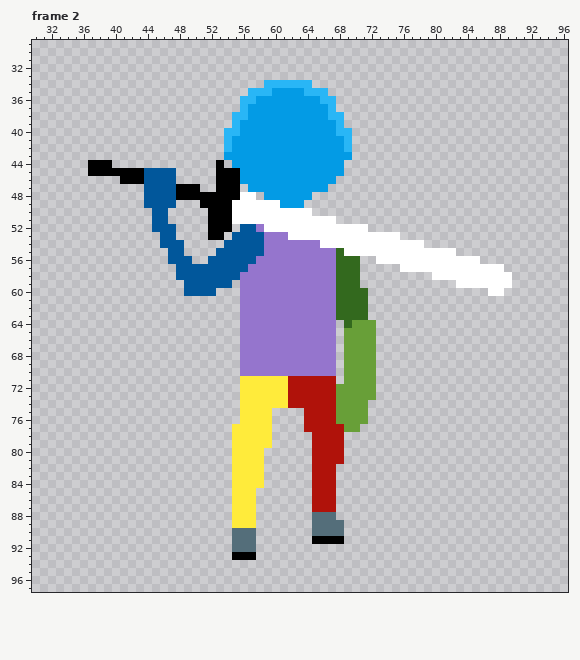
Pixel-art file: RPG Game/Assets/Art/Player/Idle/Player_Sword_Idle_Up.aseprite. Above, as it was before the edit.
128x128 pixels, 8 frames. Shown: frame 2: x 30..96, y 29..97. The commit also changed other frames, which this record leaves out.
After:
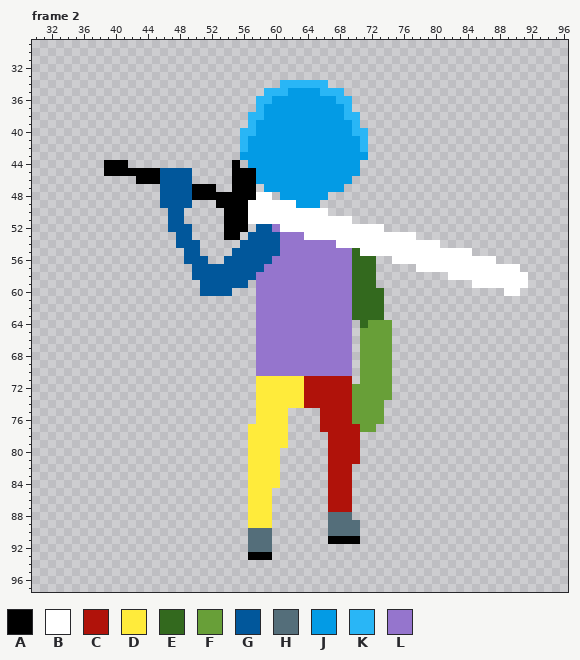
Palette (. is transparent): A #000000  B #ffffff  C #b0120a  D #ffeb3b  E #33691e  F #689f38  G #01579b  H #546e7a  J #039be5  K #29b6f6  L #9575cd
From old to new:
Changed rows in their new state; - is an unchanged pixel.
Frame 2:
first column x 37:
34 ----------------------..----KK-------------------------
35 --------------------..-KK--JJ-KK-----------------------
36 -------------------..KK------JJKK----------------------
37 -------------------..K--------JJK----------------------
38 ------------------..KK--------JJKK---------------------
39 ------------------..K----------JJK---------------------
40 -----------------..KK----------JJKK--------------------
41 -----------------..K------------JJK--------------------
42 -----------------..K------------JJK--------------------
43 -----------------..--------------JJ--------------------
44 ..-AA-----------.-A.------------JJ---------------------
45 ..-----AA--GG---..-AA-----------JJ---------------------
46 ----..-AA--GG---..-AA----------JJ----------------------
47 -------..--GG-AA..-AA.--------JJ-----------------------
48 -------..--GG------AABB.----JJ-------------------------
49 -------..--GG-..--AA----BB-JJ--------------------------
50 --------..GG---..-AA--------BB-------------------------
51 --------..GG---..-AA-----------BB----------------------
52 --------..-GG--..-AA.GGL-----------BB------------------
53 ---------..GG--..AA.--GG-LL------------BB--------------
54 ---------..-GG---..---GG-----LL-----------BB-----------
55 ----------..GG--..----GG-------LLE------------BB-------
56 ----------..-GG..----GG--------LL-EE..-----------BB----
57 -----------..-------GG---------LL-EE---..-----------BB-
58 -----------..------GG----------LL-EE-------..--------BB
59 ------------..----GG.----------LL-EE----------..-----BB
60 ------------..--GG-..----------LL--EE-------------..BB-
61 -------------------..----------LL--EE------------------
62 -------------------..----------LL--EE------------------
63 -------------------..----------LL--EE------------------
64 -------------------..----------LL.E-FF-----------------
65 -------------------..----------LL.--FF-----------------
66 -------------------..----------LL.--FF-----------------
67 -------------------..----------LL.--FF-----------------
68 -------------------..----------LL.--FF-----------------
69 -------------------..----------LL.--FF-----------------
70 -------------------..----------LL.--FF-----------------
71 -------------------..----DD----CC.--FF-----------------
72 -------------------..----DD----CC---FF-----------------
73 -------------------..----DD----CC---FF-----------------
74 -------------------..----DD----CC--FF------------------
75 -------------------..--DD--..--CC--FF------------------
76 -------------------..--DD--..--CC--FF------------------
77 ------------------..---DD--..---CCFF-------------------
78 ------------------..---DD---..--CC---------------------
79 ------------------..---DD---..--CC---------------------
80 ------------------..--DD----..--CC---------------------
81 ------------------..--DD----..--CC---------------------
82 ------------------..--DD----..-CC----------------------
83 ------------------..--DD----..-CC----------------------
84 ------------------..--DD----..-CC----------------------
85 ------------------..-DD-----..-CC----------------------
86 ------------------..-DD-----..-CC----------------------
87 ------------------..-DD-----..-CC----------------------
88 ------------------..-DD-----..-HH----------------------
89 ------------------..-DD-----..--HH---------------------
90 ------------------..-HH-----..--HH---------------------
91 ------------------..-HH-----..--AA---------------------
92 ------------------..-HH--------------------------------
93 ------------------..-AA--------------------------------
Boxes around the changes in both pictures, in picture pixels (x1, y1, x2, y2):
changed: (88, 80, 528, 560)
